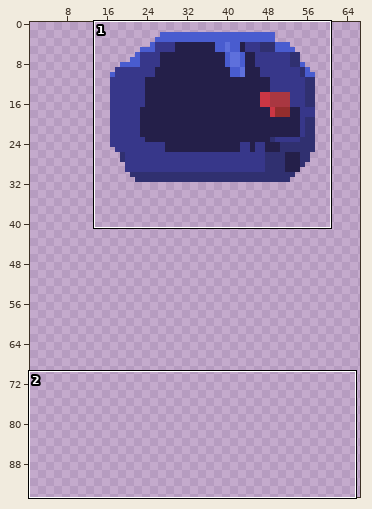
Two versions of one sprite sheet, Boss2/Boss2v2/Boss2 skok14.png. Above, an overview of the earlier version with the close-up marked.
Close-up. Old version:
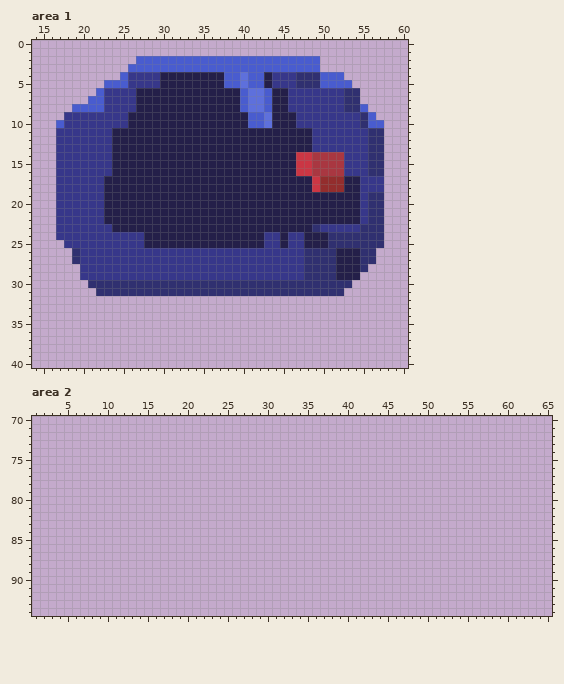
The file is 88x100 pixels. Shown: area 1: x 14..60, y 0..40; area 2: x 1..65, y 70..94. The wide view leaves out empty margins.
And afterwards:
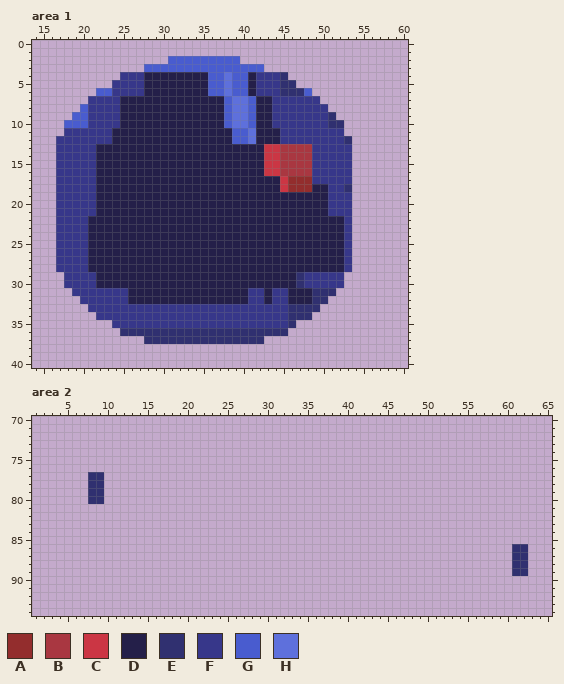
Palette (. is transparent): A #932d2d  B #a93741  C #cb3644  D #241f49  E #303070  F #37378a  G #495ccf  H #5e70dc
What changed:
Changed rows in their new state; - is an unchanged pixel.
Area 1:
first column x 17:
 2 ----------....---------..........--------
 3 ---------..---------------.......--------
 4 --------F--DD------GGH-GDFF-E.......-----
 5 ------.FF--DD------GGH-GDFF-EE.......----
 6 ------G---F--------GGHG-DFFFEEEG......---
 7 ----FF--DD-----------GHHGDDFF----.....---
 8 --.-FF--DD-----------GHHGDDFF-----.....--
 9 -.GG----D------------GHH-DDFFF----E.....-
10 .GGG----D------------GHH-DDFFF----EE.....
11 .---------------------GGH---FFFF----.....
12 ----------------------GGH---FFFF----E....
13 -----DD-------------------CCBBBB-----....
14 -----DD-------------------CCBBBBFFFF-....
15 -----DD-------------------CCBBBBFFFF-....
16 -----DD-------------------CCBBBBFFFF-....
17 -----D----------------------CAAAFFFFF....
18 -----D----------------------CAAADDFFE....
19 -----D----------------------------FFF....
20 -----D----------------------------FFF....
21 -----D----------------------------FFF....
22 ----DD------------------------------F....
23 ----DDD-------------------------DDDD-....
24 ----DDDDDDD---------------DD-DD---DDF....
25 F---DDDDDDD---------------DD-DD---DDF....
26 FFF-DDDDDDDDDDDDDDDDDDDDDDDDDDDDDDD-F...-
27 FFF-DDDDDDDDDDDDDDDDDDDDDDDDDDDDDDD-F...-
28 FFF-DDDDDDDDDDDDDDDDDDDDDDDDDDDDDDD-F..--
29 -FF--DDDDDDDDDDDDDDDDDDDDDDDDDEFFFFF..---
30 -FFFFDDDDDDDDDDDDDDDDDDDDDDDDD-FFFFF.----
31 --FFFFFFFDDDDDDDDDDDDDDDFFDFFDDD---.-----
32 ---FFFFFFDDDDDDDDDDDDDDDFFDFFDDDEE-------
33 ----FFFFFFFFFFFFFFFFFFFFFFFFFEEEE--------
34 -----FFFFFFFFFFFFFFFFFFFFFFFFEEE---------
35 -------FFFFFFFFFFFFFFFFFFFFFFE-----------
36 --------EEEEEEEEEEEEEEEEEEEEE------------
37 -----------EEEEEEEEEEEEEEE---------------
Area 2:
first column x 8:
77 EE
78 EE
79 EE
80 EE
first column x 61:
86 EE
87 EE
88 EE
89 EE
Where, in picture pixels (left, top, right, bottom), the same in both close-ups:
changed: (56, 56, 384, 344)
added: (88, 472, 104, 504)
added: (512, 544, 528, 576)
